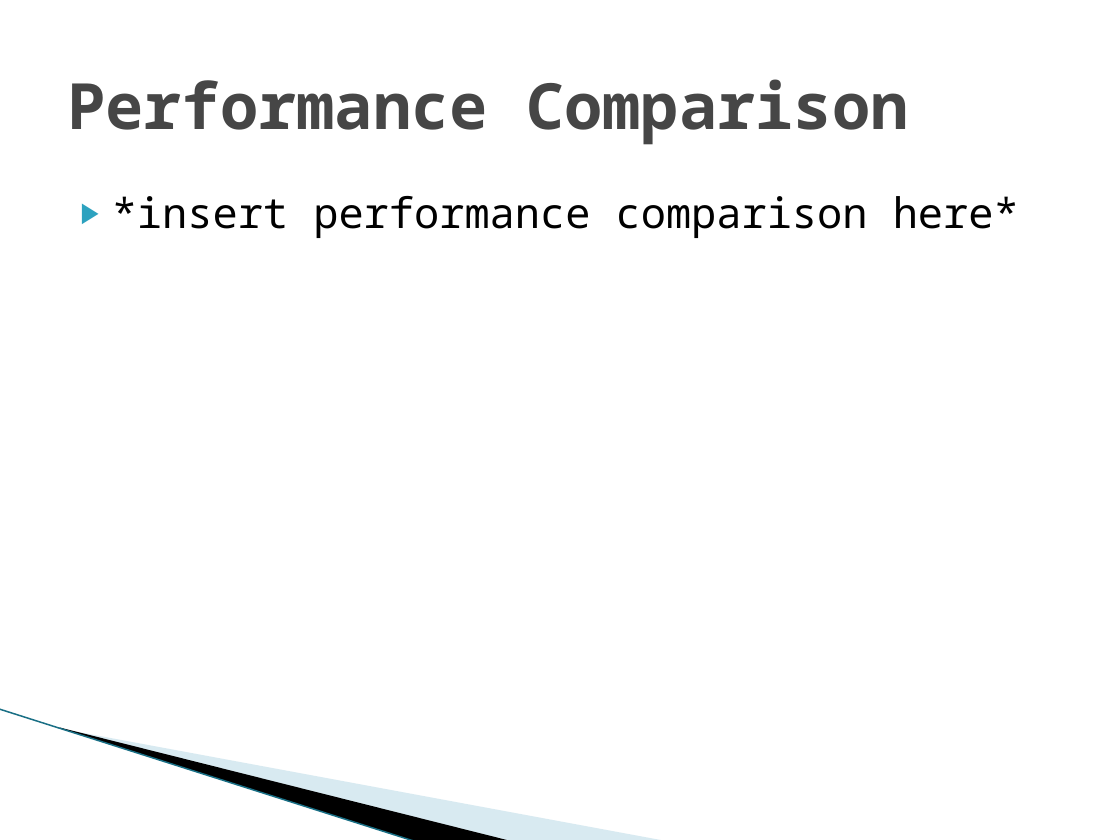
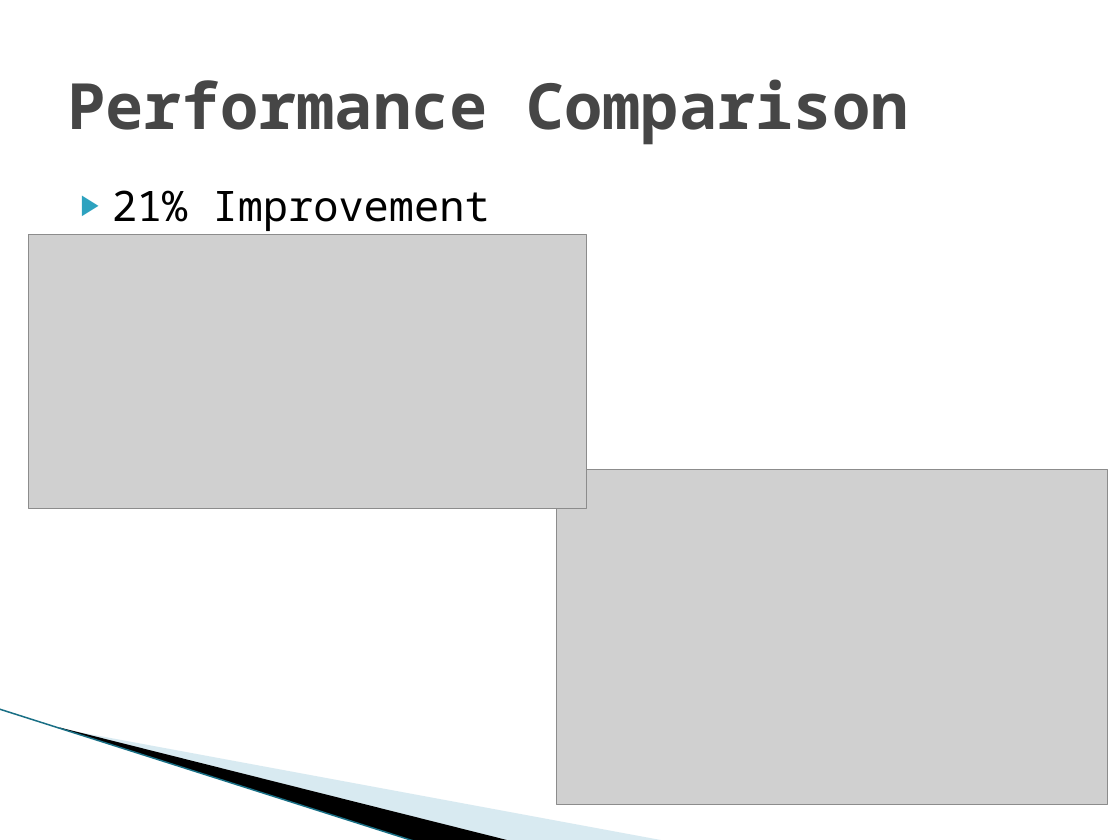
Before and after one commit to nz-Mark-Y/Object-Detection-SoC, a slide deck: slide 8 of documentation/Phase2.pptx (slide 6 before the commit). Drawn at 1120x840 pixels with LibreOffice and Linux fonts; fonts in the diff are those of the drawing; grey boxes stand for pictures; background and template pictures are left out. Boxes give left, top, right and bottom in pixels: in the first picture for what was removed or moved away, otherwise in the second. Text is boxed around its words. In the diff, an @@ line names an element or a change of style, - is before the commit and + after.

```diff
--- a/documentation/Phase2.pptx
+++ b/documentation/Phase2.pptx
@@ text at [112, 190, 490, 231]: text changed @@
-▶ *insert performance comparison here*
+▶ 21% Improvement
@@ picture added at [28, 235, 586, 508] @@
@@ picture added at [557, 469, 1108, 804] @@
```
Also in this commit, not shown: 2 other slides changed, 1 slide added, 1 slide removed.
